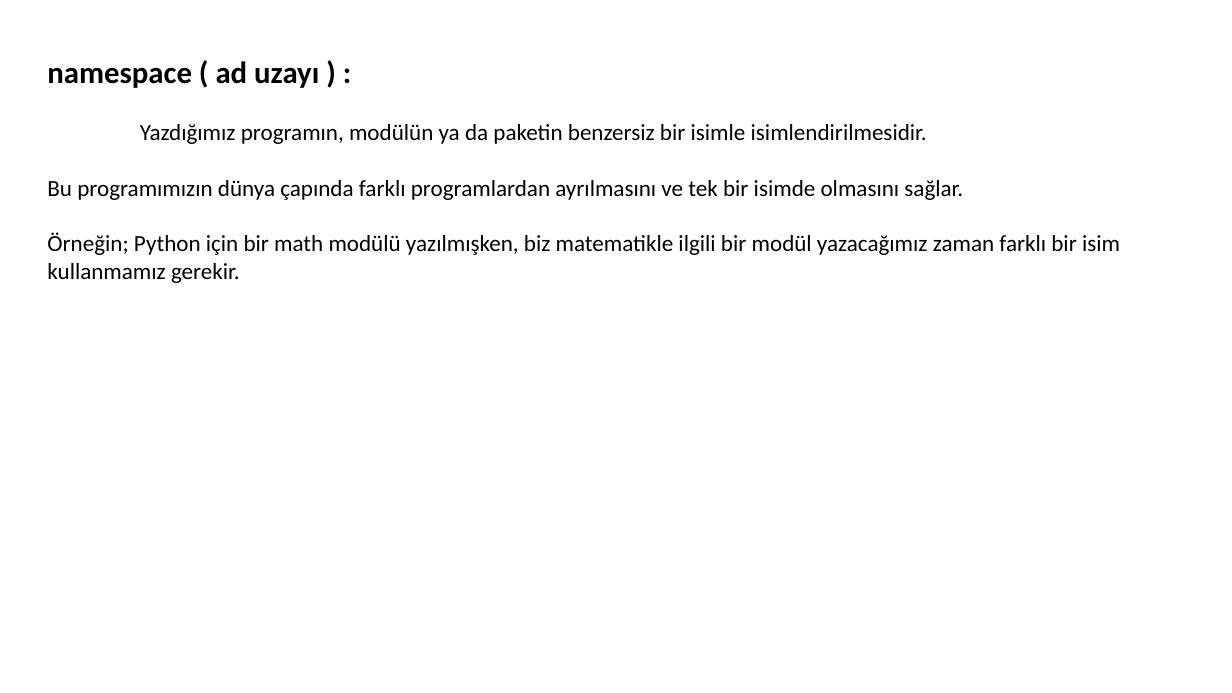
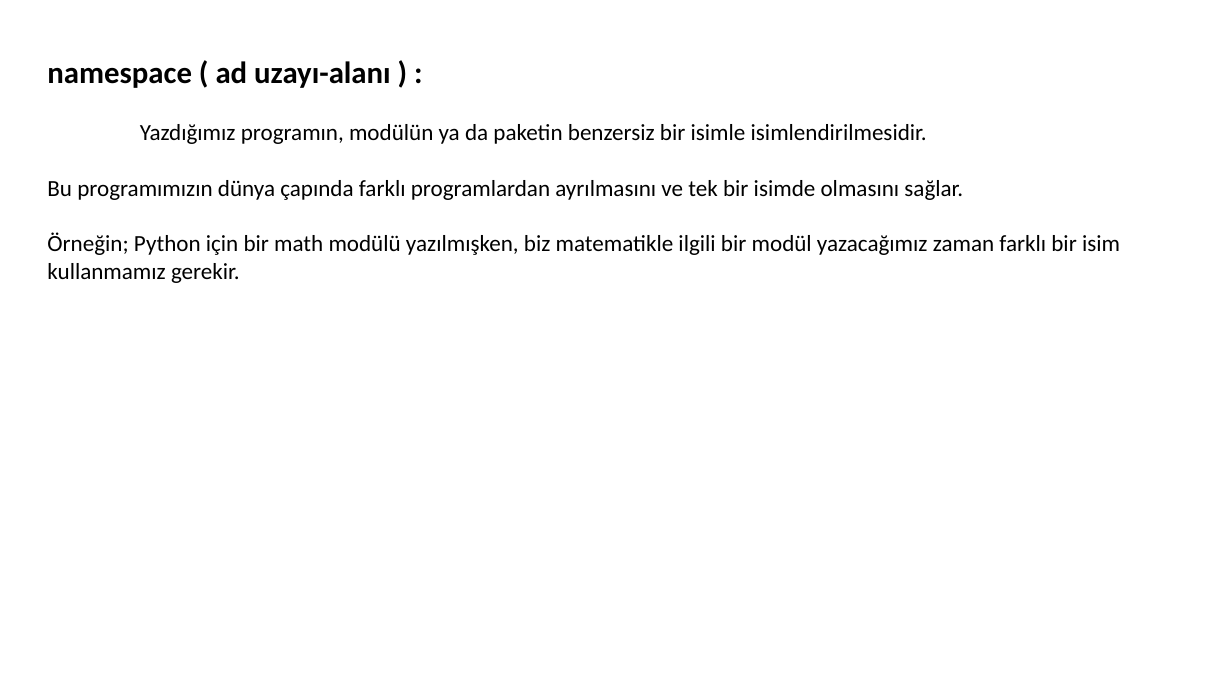
Before and after one commit to celalaksu/Python-Programlama-Kursu, a slide deck: slide 8 of Modul 5 - Modul Paket StringMetod HataYakalama.pptx. Drawn at 1232x693 pixels with LibreOffice and Linux fonts; fonts in the diff are those of the drawing. Boxes give left, top, right and bottom in pixels: in the first picture for what was removed or moved away, otherwise in the second. Text is boxed around its words. In the diff, an @@ line names an element or a change of style, - is before the commit and + after.

```diff
--- a/Modul 5 - Modul Paket StringMetod HataYakalama.pptx
+++ b/Modul 5 - Modul Paket StringMetod HataYakalama.pptx
@@ text at bbox=[47, 61, 391, 88]: text changed @@
-namespace ( ad uzayı ) :
+namespace ( ad uzayı-alanı ) :
```
Also in this commit, not shown: 4 other slides changed, 2 slides added, 2 slides removed.
